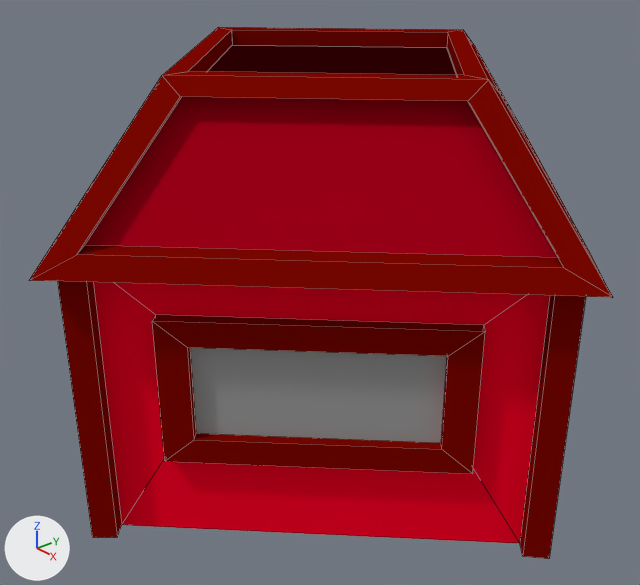
One commit to the Blender file Blender/House.blend: the scene before it, then after it.
One viewpoint serves both versions: a 50 mm camera at (3.018, -2.7, 1.508) aimed at (0.024, -0.096, -0.329). Every picture has the same lights, and +X, +Y and +Z are marked at lower left. Mesh edges are drawn as thin lines.
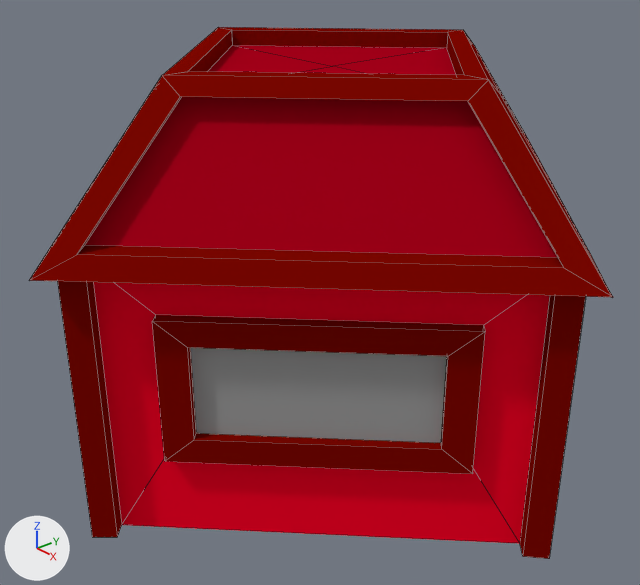
What changed in the scene script:
```text
Change me_cube:
    where me_cube.from_pydata(...)  # 46 vertices, 36 faces; spans x -0.77..1.52, y -1.52..0.77, z -1.13..0.83
    used by ob_cube; location = (0.0, 0.0, 0.0)
    me_cube part 1
    me_cube.vertices[12].co: (0.0, 0.77, 0.75) -> (0.0, 0.0, 0.75)  # pixel (446, 47) -> pixel (332, 66)
    me_cube.vertices[13].co: (-0.77, 0.0, 0.75) -> (0.0, 0.0, 0.75)  # pixel (232, 45) -> pixel (332, 66)
```

Boxes [x1, y1, x2, y2] around the edits, measured in the pictures (640 x 585 px; the box of a moved part takes in the faces that stretch with it):
part 1 of me_cube, moved or reshaped: [207, 45, 456, 75] in both
